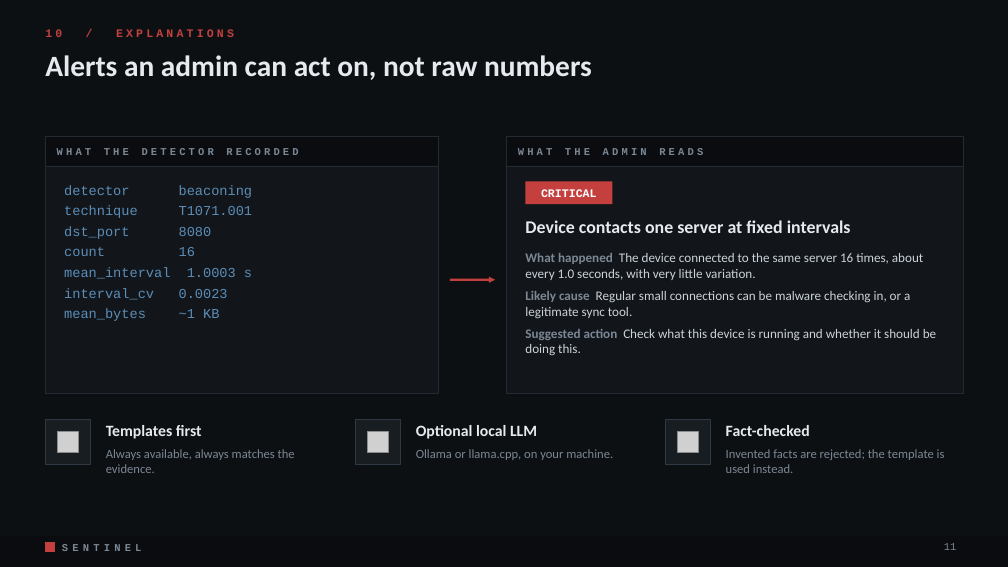
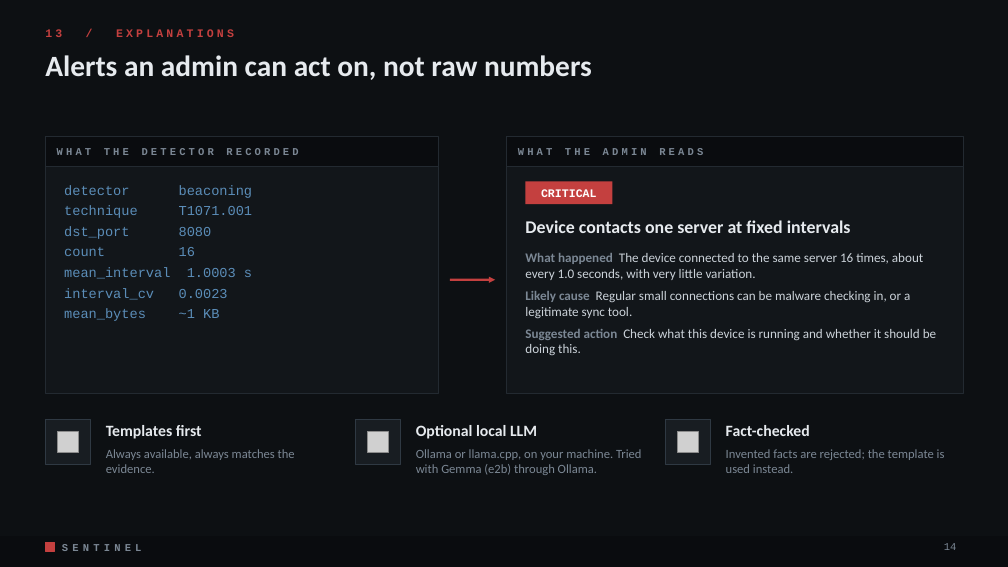
Before and after one commit to MRX-72/Hackt0b3r, a slide deck: slide 14 of docs/pitch/Sentinel_Pitch.pptx (slide 11 before the commit). Drawn at 1008x567 pixels with LibreOffice and Linux fonts; fonts in the diff are those of the drawing; grey boxes stand for pictures. Boxes give left, top, right and bottom in pixels: in the first picture for what was removed or moved away, otherwise in the second. Text is boxed around its words. In the diff, an @@ line names an element or a change of style, - is before the commit and + after.

Commit message:
Pitch deck: 19 slides with new console screenshots (notifications, devices, health), updated numbers, PDF export

```diff
--- a/docs/pitch/Sentinel_Pitch.pptx
+++ b/docs/pitch/Sentinel_Pitch.pptx
@@ text at (416,449,641,475): text changed @@
-Ollama or llama.cpp, on your machine.
+Ollama or llama.cpp, on your machine. Tried with Gemma (e2b) through Ollama.
@@ page number at (944,543,957,550): text changed @@
-11
+14
```
Also in this commit, not shown: 10 other slides changed, 3 slides added, 8 other files.
